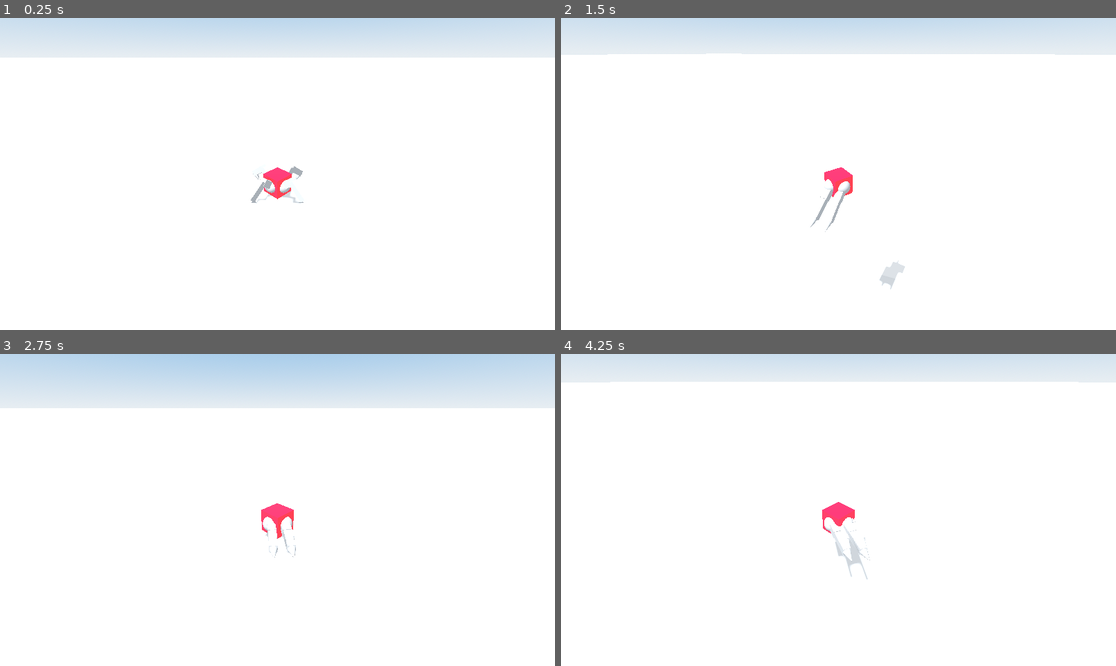
Above: before the commit, frames 1-4 (two rows, left to right).
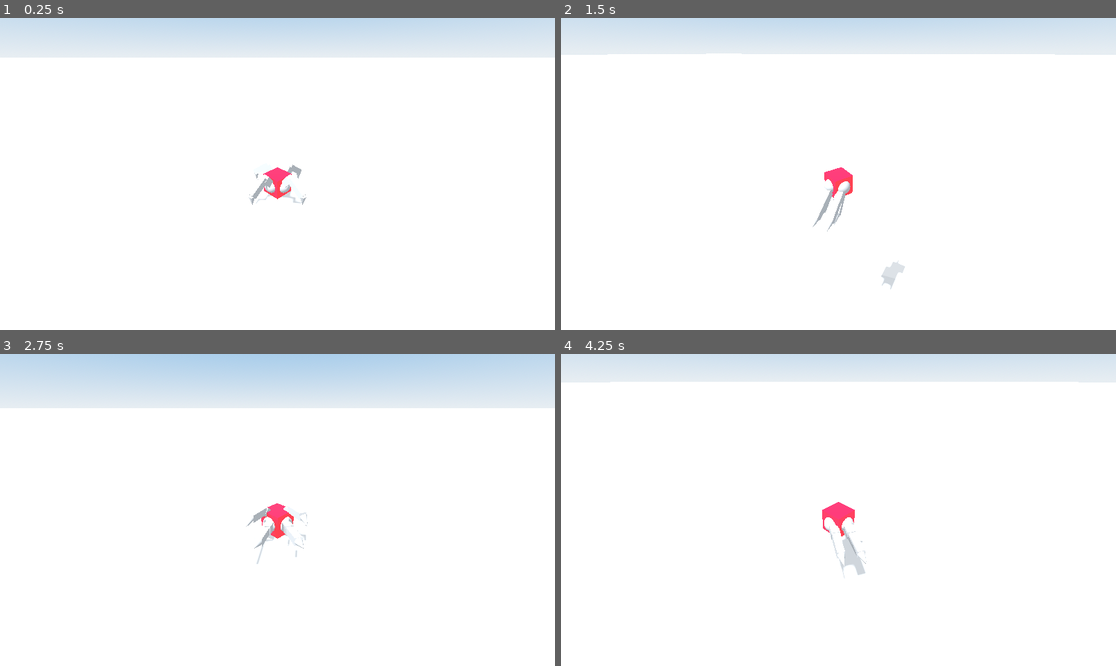
Above: after the commit, the same moments.

Repository: nickyvanurk/game-prototypes
Game: Godot game, scene res://main.tscn
Same seed, same stepped clock (60 frames per second), same inputs: the game is played once before the commit and once after it.
Inputs (mouse positions are in pixels of both pictures, inside the frame that each line leads up to):
- Up to frame 1 (0.25 s): no input
- Up to frame 2 (1.5 s): tap Enter at 0.5 s; move the mouse to (866, 174) at 0.52 s; hold Mouse wheel down (zoom_in) 0.53-1.28 s; hold W (move_forward) from 0.53 s (still down); tap Space (jump) at 0.77 s; move the mouse to (810, 174) at 1.27 s; tap Mouse wheel up (zoom_out) at 1.35 s
- Up to frame 3 (2.75 s): keep holding W (move_forward); tap Space (jump) at 1.52 s; move the mouse to (288, 503) at 2.02 s; hold Mouse wheel down (zoom_in) from 2.03 s (still down)
- Up to frame 4 (4.25 s): keep holding W (move_forward); move the mouse to (832, 516) at 2.77 s; release Mouse wheel down (zoom_in) at 2.78 s; tap Mouse wheel up (zoom_out) at 2.85 s; tap Space (jump) at 3.02, 3.77 s; move the mouse to (877, 513) at 3.52 s; hold Mouse wheel down (zoom_in) from 3.53 s (still down)

The runs differ from the first frame. In frame 1, 0.1% of the frame differs, in the area x 44-56%, y 46-60%; in frame 2, 0.1%; in frame 3, 0.4%; in frame 4, 0.4%, in the area x 48-56%, y 52-73%.

Commit message:
Add leg stepping

Diff:
--- a/procedural-animation/player/leg/leg.gd
+++ b/procedural-animation/player/leg/leg.gd
@@ -3,11 +3,13 @@
 
 
 const CHAIN_MAX_ITER = 3
+const STEP_DISTANCE = 0.1
 const STEP_HEIGHT = 0.4
 
 @onready var bones = [$Bone1, $Bone2, $Bone3]
 @onready var target = $Target
 @onready var pole = $Pole
+@onready var ray = $Ray
 
 var time = 0.0
 
@@ -15,14 +17,14 @@
 @onready var origin = $Target.global_transform.origin
 
 func _process(delta):
-#	time += delta * 5
-#
-#	if time <= 1.0:
-#		var mid_point = (origin + destination) / 2
-#		mid_point.y += STEP_HEIGHT
-#		target.global_transform.origin = _quadratic_bezier(origin, mid_point, destination, time)
-#	elif origin != destination:
-#		origin = destination
+	time += delta * 5
+
+	if time <= 1.0:
+		var mid_point = (origin + destination) / 2
+		mid_point.y += STEP_HEIGHT
+		target.global_transform.origin = _quadratic_bezier(origin, mid_point, destination, time)
+	elif origin != destination:
+		origin = destination
 
 	_solve()
 
@@ -35,6 +37,17 @@
 func is_moving():
 	return time < 1.0
 
+func should_step():
+	if ray.is_colliding():
+		var distance = target.global_transform.origin.distance_to(ray.get_collision_point())
+		if distance >= STEP_DISTANCE:
+			return true
+	return false
+
+func step(direction):
+	var dest = ray.get_collision_point() + direction.normalized() * STEP_DISTANCE
+	move_to_position(dest)
+
 func _quadratic_bezier(p0: Vector3, p1: Vector3, p2: Vector3, t: float):
 	var q0 = p0.lerp(p1, t)
 	var q1 = p1.lerp(p2, t)
@@ -44,7 +57,7 @@
 	if bones.size() > 2:
 		for idx in range(1, bones.size()):
 			var pole_pos = pole.global_transform.origin
-			var pole_pos_diff = pole_pos + bones[idx].global_transform.origin
+			var pole_pos_diff = pole_pos - bones[idx].global_transform.origin
 			bones[idx].global_transform.origin += pole_pos_diff
 
 	var base = bones[0].global_transform.origin
--- a/procedural-animation/player/leg/leg.tscn
+++ b/procedural-animation/player/leg/leg.tscn
@@ -26,7 +26,7 @@
 mesh = SubResource("SphereMesh_vw20s")
 
 [node name="Bone1" type="Node3D" parent="."]
-transform = Transform3D(-0.99983, -6.90126e-08, -5.36438e-08, 0, 0.613611, -0.789416, 8.74079e-08, -0.789412, -0.613613, 0, 0, 0)
+transform = Transform3D(-0.999834, -7.52842e-08, -4.44157e-08, 0, 0.508051, -0.86116, 8.74083e-08, -0.861151, -0.508057, 0, 0, 0)
 script = ExtResource("1_1s5la")
 length = 0.15
 
@@ -36,7 +36,7 @@
 skeleton = NodePath("../..")
 
 [node name="Bone2" type="Node3D" parent="."]
-transform = Transform3D(-0.999836, 5.64024e-08, -6.67792e-08, 0, 0.763861, 0.645172, 8.74084e-08, 0.645169, -0.763865, 0, 0.11843, 0.0920559)
+transform = Transform3D(-0.999835, 3.75358e-08, -7.89411e-08, 0, 0.902975, 0.429363, 8.74083e-08, 0.42936, -0.902981, 0, 0.129192, 0.0762193)
 script = ExtResource("1_1s5la")
 length = 0.2
 
@@ -46,7 +46,7 @@
 skeleton = NodePath("../..")
 
 [node name="Bone3" type="Node3D" parent="."]
-transform = Transform3D(0.999839, 0, 0, 0, 0.44842, 0.893652, 0, -0.893648, 0.448422, 0, -0.0106212, 0.244849)
+transform = Transform3D(0.999841, 0, 0, 0, 0.568314, 0.822626, 0, -0.822626, 0.568315, 0, 0.0433079, 0.25684)
 script = ExtResource("1_1s5la")
 length = 0.1
 
@@ -56,11 +56,11 @@
 skeleton = NodePath("../..")
 
 [node name="Pole" type="Marker3D" parent="."]
-transform = Transform3D(1, 0, 0, 0, 1, 0, 0, 0, 1, 0, 0.5, -0.2)
+transform = Transform3D(1, 0, 0, 0, 1, 0, 0, 0, 1, 0, 0.5, 0.1)
 
 [node name="Target" type="Marker3D" parent="."]
-transform = Transform3D(1, 0, 0, 0, 1, 0, 0, 0, 1, 0, -0.1, 0.2)
+transform = Transform3D(1, 0, 0, 0, 1, 0, 0, 0, 1, 0, -0.0389672, 0.2)
 script = ExtResource("1_t2cvn")
 
-[node name="Goal" type="RayCast3D" parent="."]
-transform = Transform3D(1, 0, 0, 0, 1, 0, 0, 0, 1, 0, 0.4, 0.3)
+[node name="Ray" type="RayCast3D" parent="."]
+transform = Transform3D(1, 0, 0, 0, 1, 0, 0, 0, 1, 0, 0.4, 0.25)
--- a/procedural-animation/player/player.gd
+++ b/procedural-animation/player/player.gd
@@ -6,6 +6,8 @@
 
 @onready var gravity = ProjectSettings.get("physics/3d/default_gravity")
 @onready var terminal_velocity = ProjectSettings.get("physics/3d/terminal_velocity")
+
+@onready var legs = $CollisionShape3D/Body/Legs.get_children()
 
 func _physics_process(delta):
 	var camera_basis = $Camera3D.transform.basis
@@ -27,3 +29,8 @@
 		var q_from = global_transform.basis.get_rotation_quaternion()
 		var q_to = Transform3D().looking_at(direction).basis.get_rotation_quaternion()
 		global_transform.basis = Basis(q_from.slerp(q_to, 5 * delta))
+
+	for leg in legs:
+		if leg.should_step():
+			var leg_direction = velocity.normalized()
+			leg.step(leg_direction)
